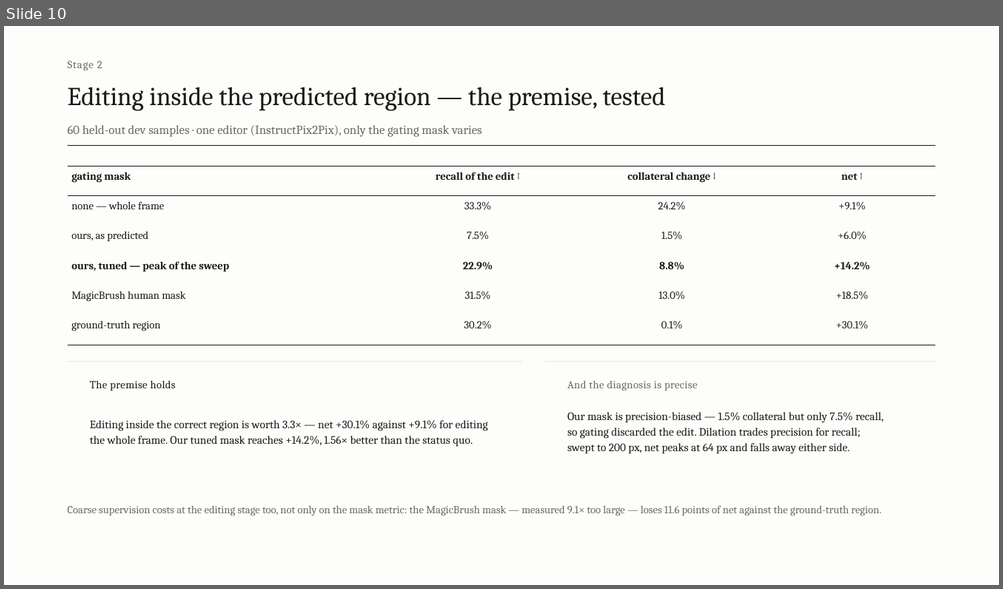
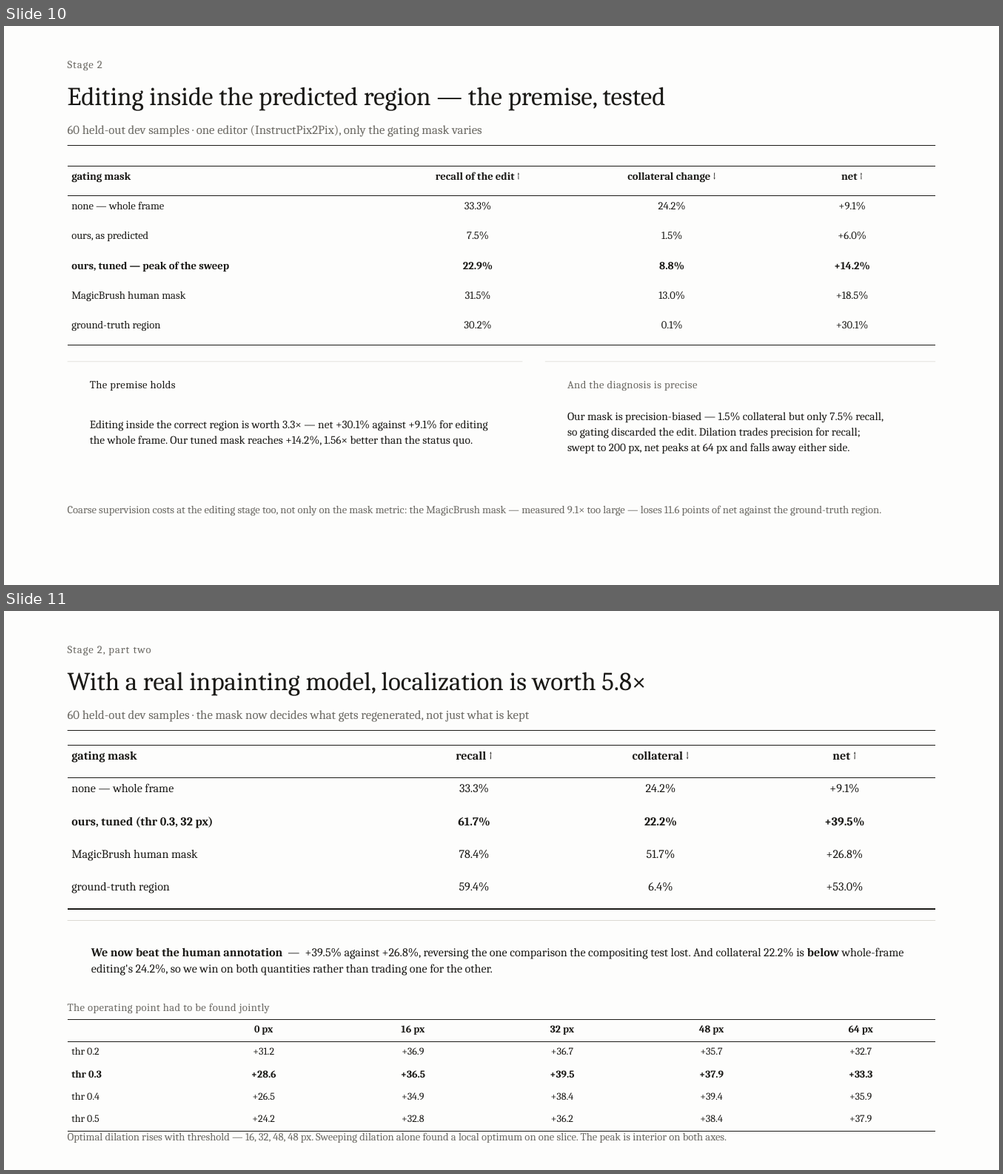
Before and after one commit to Amritha902/edit-region-prediction, a slide deck: deck/ISE_Review1_Final.pptx. Shown one above the other, each under a label of ours: slide 10 before the commit, slides 10 and 11 after it. The pictures are 1003x589 and 1003x1174 pixels, drawn with LibreOffice and Linux fonts; fonts in the diff are those of the drawing. Boxes give left, top, right and bottom in pixels: in the first picture for what was removed or moved away, otherwise in the second. Text is boxed around its words. In the diff, an @@ line names an element or a change of style, - is before the commit and + after.

```diff
--- a/deck/ISE_Review1_Final.pptx
+++ b/deck/ISE_Review1_Final.pptx
@@ slide 11 added at (4,611,999,1170), background #FDFDFC @@
@@ text added at (68,646,151,655), 10.5 pt, text #6B6963 @@
+Stage 2, part two
@@ text added at (68,672,646,696), 25 pt, text #1B1A17 @@
+With a real inpainting model, localization is worth 5.8×
@@ text added at (68,710,529,722), 12 pt, text #6B6963 @@
+60 held-out dev samples · the mask now decides what gets regenerated, not just what is kept
@@ rectangle added at (68,730,935,731), fill #1B1A17 @@
@@ table added at (68,745,935,897), 5 rows, 4 columns @@
+gating mask | recall ↑ | collateral ↓ | net ↑
+none — whole frame | 33.3% | 24.2% | +9.1%
+ours, tuned (thr 0.3, 32 px) | 61.7% | 22.2% | +39.5%
+MagicBrush human mask | 78.4% | 51.7% | +26.8%
+ground-truth region | 59.4% | 6.4% | +53.0%
@@ rectangle added at (68,920,935,921), fill #C9C6BD @@
@@ text added at (91,948,904,976), 11.5 pt, text #1B1A17 @@
+We now beat the human annotation — +39.5% against +26.8%, reversing the one comparison the compositing test lost. And collateral 22.2% is below whole-frame editing's 24.2%, so we win on both quantities rather than trading one for the other.
@@ text added at (68,1003,270,1014), 10.5 pt, text #6B6963 @@
+The operating point had to be found jointly
@@ table added at (68,1020,935,1125), 5 rows, 6 columns @@
+ | 0 px | 16 px | 32 px | 48 px | 64 px
+thr 0.2 | +31.2 | +36.9 | +36.7 | +35.7 | +32.7
+thr 0.3 | +28.6 | +36.5 | +39.5 | +37.9 | +33.3
+thr 0.4 | +26.5 | +34.9 | +38.4 | +39.4 | +35.9
+thr 0.5 | +24.2 | +32.8 | +36.2 | +38.4 | +37.9
@@ text added at (68,1131,726,1143), 10.5 pt, text #6B6963 @@
+Optimal dilation rises with threshold — 16, 32, 48, 48 px. Sweeping dilation alone found a local optimum on one slice. The peak is interior on both axes.
```
Also in this commit, not shown: 7 other files.
